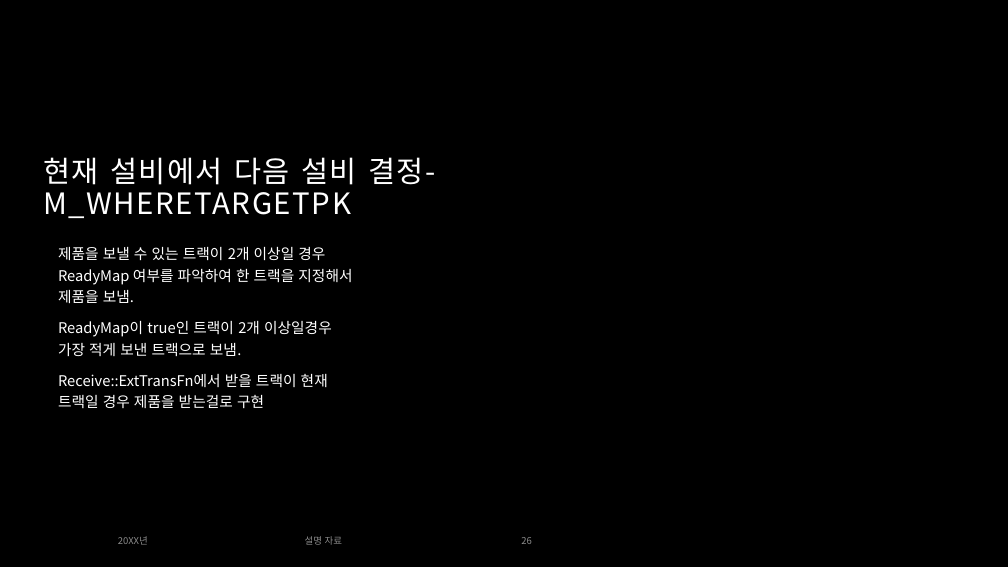
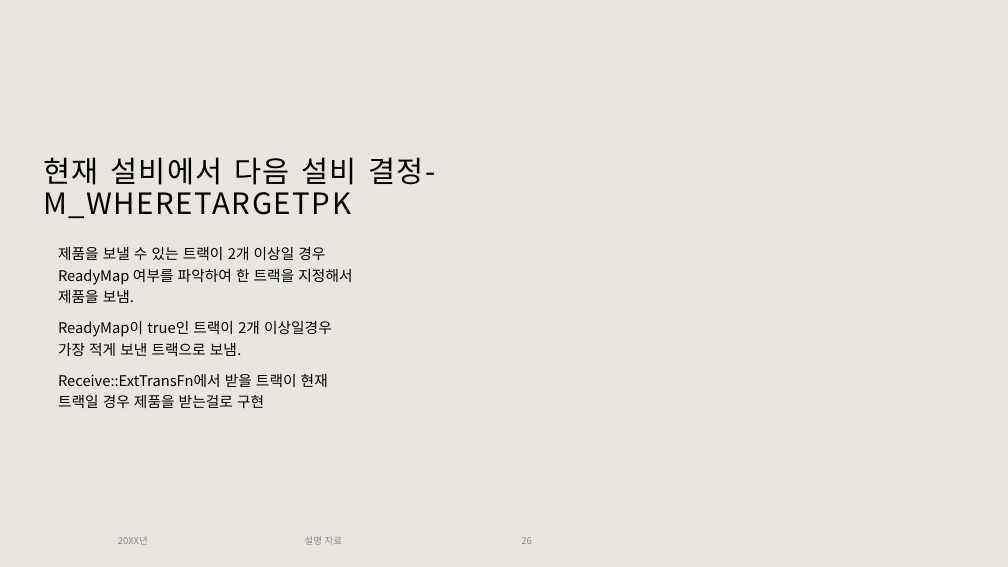
Before and after one commit to Tentailsahri/DT_FINAL_Project, a slide deck: slide 26 of 문서/시나리오에 따른 공정 시뮬레이션 발표 - 박민준.pptx. Drawn at 1008x567 pixels with LibreOffice and Linux fonts; fonts in the diff are those of the drawing; background and template pictures are left out. Boxes give left, top, right and bottom in pixels: in the first picture for what was removed or moved away, otherwise in the second. Text is boxed around its words. In the diff, an @@ line names an element or a change of style, - is before the commit and + after.

```diff
--- a/문서/시나리오에 따른 공정 시뮬레이션 발표 - 박민준.pptx
+++ b/문서/시나리오에 따른 공정 시뮬레이션 발표 - 박민준.pptx
@@ background #000000 to #E9E6DF @@
@@ title "현재 설비에서 다음 설비 결정-M_WHERETARGETPK" at (43,157,436,218): text colour #FFFFFF to #000000 @@
@@ text "제품을 보낼 수 있는 트랙이 ..." at (58,247,352,408): text colour #FFFFFF to #000000 @@
```
Also in this commit, not shown: 11 other slides changed.
